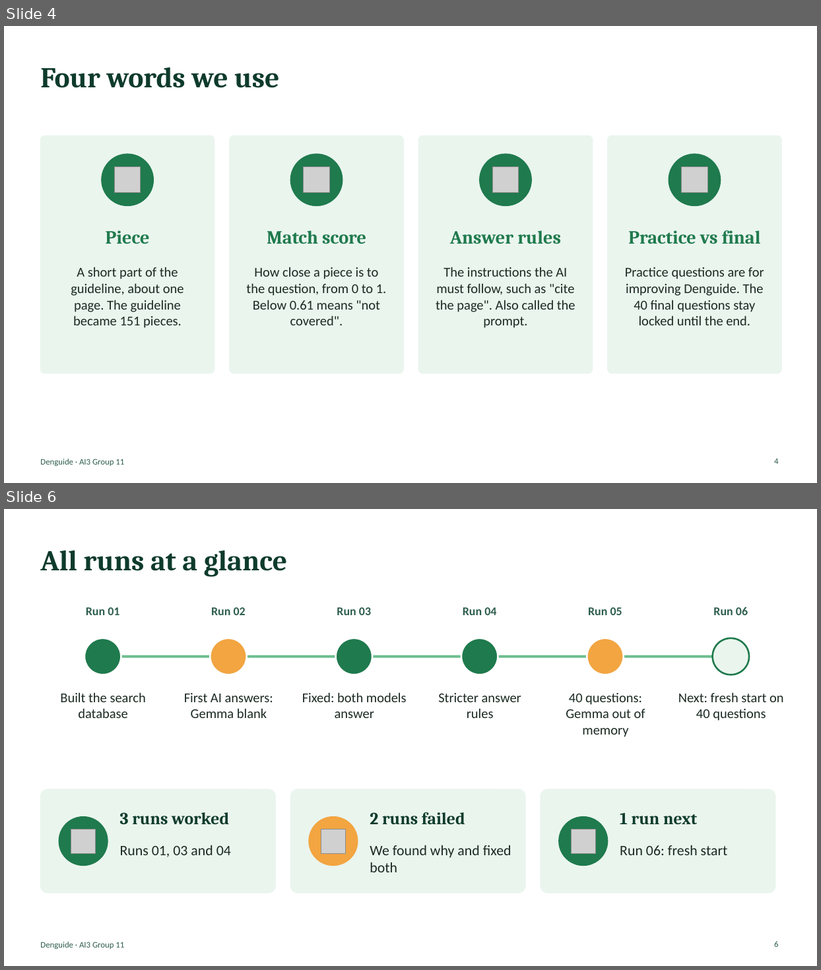
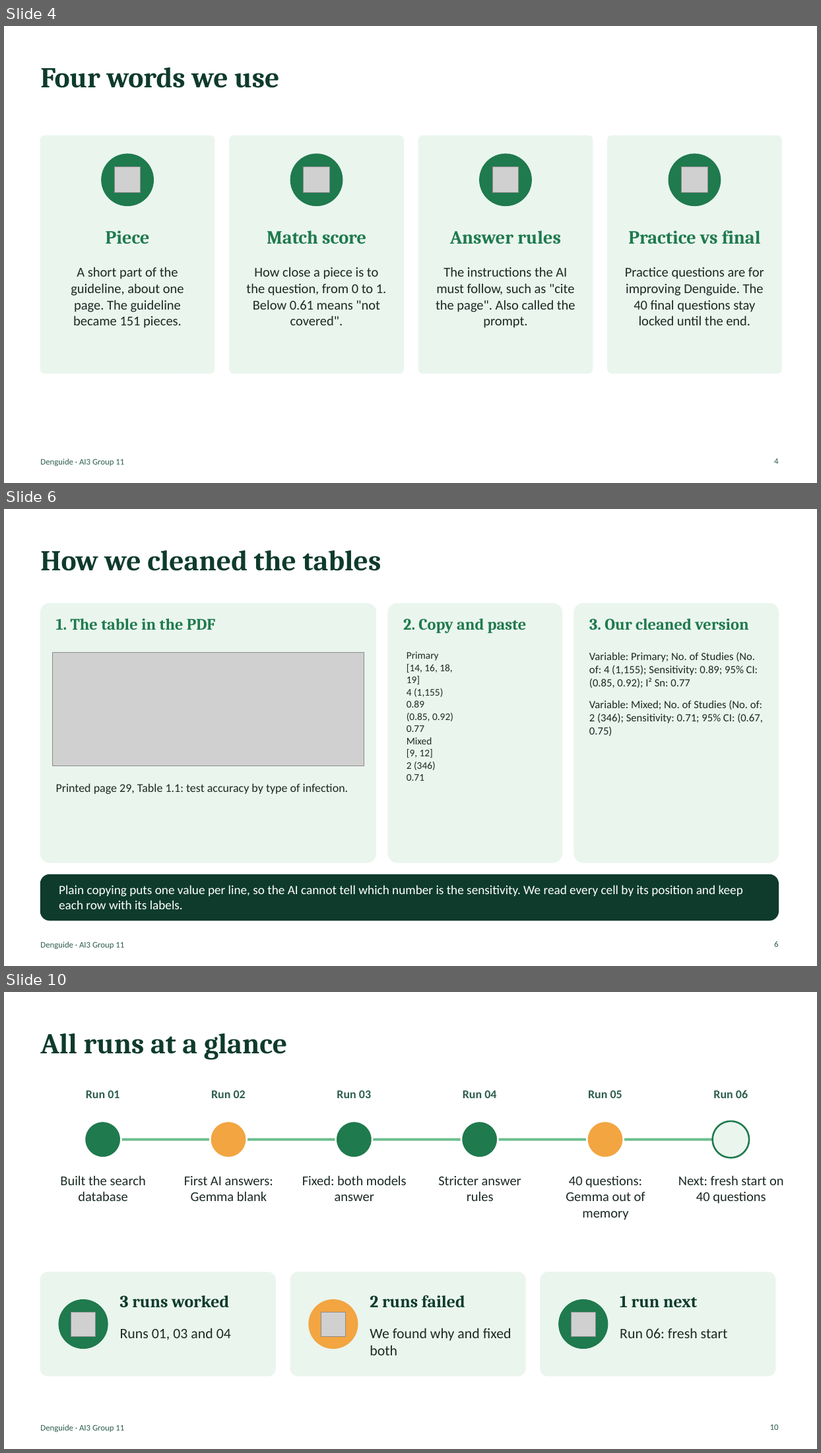
Before and after one commit to IBANNN/denguide, a slide deck: docs/Denguide_Progress_Deck_Check2.pptx. Shown one above the other, each under a label of ours: slides 4 and 6 before the commit, slides 4, 6 and 10 after it; the slides between them are not shown. The pictures are 821x970 and 821x1453 pixels, drawn with LibreOffice and Linux fonts; fonts in the diff are those of the drawing; grey boxes stand for pictures. Boxes give left, top, right and bottom in pixels: in the first picture for what was removed or moved away, otherwise in the second. Text is boxed around its words. In the diff, an @@ line names an element or a change of style, - is before the commit and + after.

```diff
--- a/docs/Denguide_Progress_Deck_Check2.pptx
+++ b/docs/Denguide_Progress_Deck_Check2.pptx
@@ slide 6 added at [4, 509, 817, 966], background #FFFFFF; not listed: 1 template element that a slide beside it also shows @@
@@ text added at [40, 550, 382, 571], 34 pt, text #0E3B2C, bold @@
+How we cleaned the tables
@@ rounded rectangle added at [40, 603, 376, 863], fill #EAF5EE, outline #EAF5EE 1 pt @@
@@ rounded rectangle added at [388, 603, 562, 863], fill #EAF5EE, outline #EAF5EE 1 pt @@
@@ rounded rectangle added at [574, 603, 779, 863], fill #EAF5EE, outline #EAF5EE 1 pt @@
@@ text added at [56, 619, 216, 630], 19 pt, text #1F7A4D, bold @@
+1. The table in the PDF
@@ text added at [403, 619, 527, 634], 19 pt, text #1F7A4D, bold @@
+2. Copy and paste
@@ text added at [589, 619, 748, 630], 19 pt, text #1F7A4D, bold @@
+3. Our cleaned version
@@ picture added at [53, 652, 364, 766] @@
@@ text added at [407, 652, 453, 781], 12 pt, text #1B2A22 @@
+Primary
+[14, 16, 18,
+19]
+4 (1,155)
+0.89
+(0.85, 0.92)
+0.77
+Mixed
+[9, 12]
+2 (346)
+0.71
@@ text added at [589, 652, 763, 736], 13 pt, text #1B2A22 @@
+Variable: Primary; No. of Studies (No. of: 4 (1,155); Sensitivity: 0.89; 95% CI: (0.85, 0.92); I² Sn: 0.77
+Variable: Mixed; No. of Studies (No. of: 2 (346); Sensitivity: 0.71; 95% CI: (0.67, 0.75)
@@ text added at [56, 784, 349, 794], 14 pt, text #1B2A22 @@
+Printed page 29, Table 1.1: test accuracy by type of infection.
@@ rounded rectangle added at [40, 875, 779, 921], fill #0E3B2C, outline #0E3B2C 1 pt @@
@@ text added at [59, 885, 743, 910], 15 pt, text #FFFFFF @@
+Plain copying puts one value per line, so the AI cannot tell which number is the sensitivity. We read every cell by its position and keep each row with its labels.
@@ page number added at [774, 941, 778, 947], 10 pt, text #2E5E4E @@
+6
@@ what was slide 6 is now slide 10 @@
@@ page number at [770, 1424, 779, 1430]: text changed @@
-6
+10
```
Also in this commit, not shown: 1 slide changed, 6 other slides added, 1 other file.
